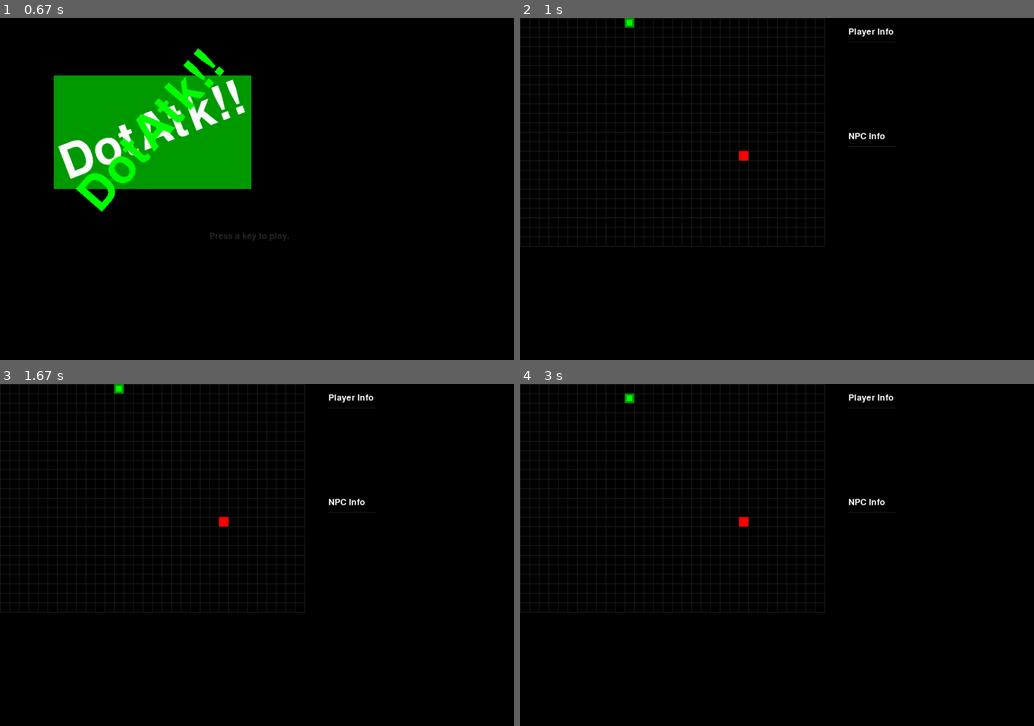
Above: before the commit, frames 1-4 (two rows, left to right).
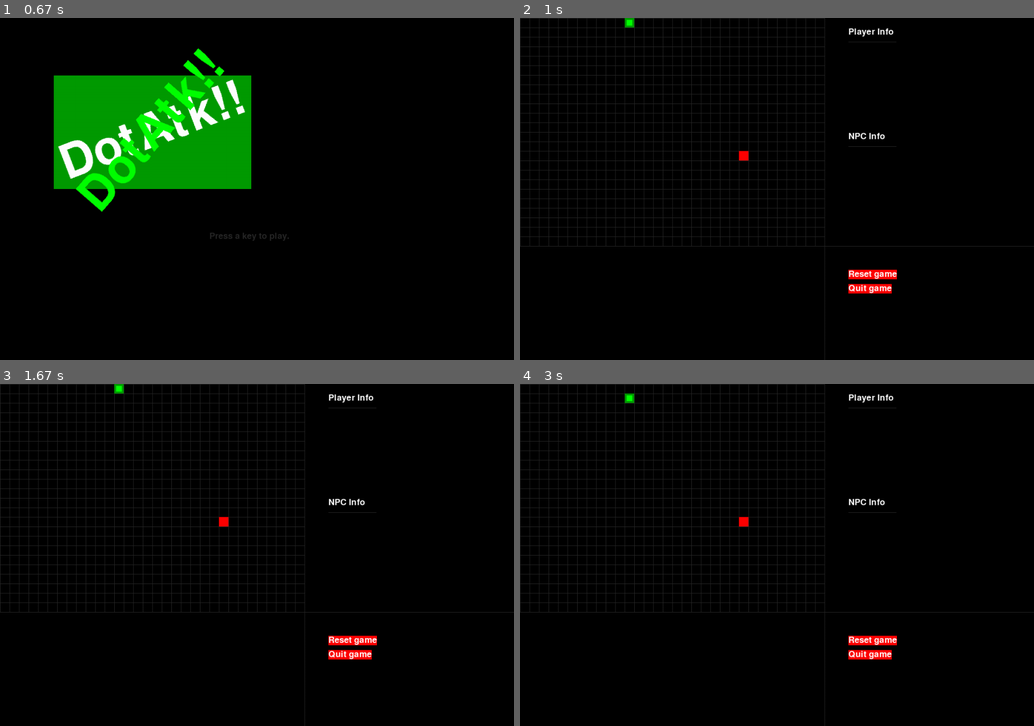
Above: after the commit, the same moments.

Repository: latived/ia2-p1
Game: pygame game, started from game.py
Two runs of this game, one before a commit and one after it. Both use one fixed random seed, a clock stepped at 60 frames per second and the inputs below.
Inputs:
- Up to frame 1 (0.67 s): tap Enter at 0.33 s
- Up to frame 2 (1 s): hold Right from 0.67 s (still down)
- Up to frame 3 (1.67 s): release Right at 1.13 s; hold Up 1.17-1.5 s; hold Right from 1.53 s (still down)
- Up to frame 4 (3 s): release Right at 2.12 s; hold Left 2.15-2.87 s; hold Down from 2.9 s (still down)

Frame 1 is identical in both runs. In frame 2, 0.6% of the frame differs, in the area x 59-100%, y 66-81%; in frame 3, 0.6%; in frame 4, 0.6%.

Commit message:
Added drawOptions to show a little game menu.

Diff:
--- a/game.py
+++ b/game.py
@@ -26,6 +26,7 @@
 DARKGRAY  = ( 40,  40,  40)
 BGCOLOR = BLACK
 
+TILECOLOR = RED
 TEXTCOLOR = WHITE
 
 UP = 'up'
@@ -36,13 +37,17 @@
 HEAD = 0 # syntactic sugar: index of the dot's head
 
 def main():
-    global FPSCLOCK, DISPLAYSURF, BASICFONT
+    global FPSCLOCK, DISPLAYSURF, BASICFONT, RESET_SURF, RESET_RECT, QUIT_SURF, QUIT_RECT
 
     pygame.init()
     FPSCLOCK = pygame.time.Clock()
     DISPLAYSURF = pygame.display.set_mode((WINDOWWIDTH, WINDOWHEIGHT))
+    pygame.display.set_caption('DOT-ATTACK')
     BASICFONT = pygame.font.Font('freesansbold.ttf', 18)
-    pygame.display.set_caption('DOT-ATTACK')
+
+    # store options
+    RESET_SURF, RESET_RECT = makeText(BASICFONT, 'Reset game', TEXTCOLOR, TILECOLOR, BOARDWIDTH + 50, BOARDHEIGHT + 50)
+    QUIT_SURF, QUIT_RECT = makeText(BASICFONT, 'Quit game', TEXTCOLOR, TILECOLOR, BOARDWIDTH + 50, BOARDHEIGHT + 80)
 
     showStartScreen()
     while True:
@@ -106,6 +111,7 @@
         drawDot(dotPlayer)
         drawNPC(npc)
         drawStatus(None, None)
+        drawOptions()
         pygame.display.update()
         FPSCLOCK.tick(FPS)
 
@@ -220,6 +226,15 @@
                      (BOARDWIDTH + 150, BOARDHEIGHT//2 + 30))
 
 
+def drawOptions():
+    # separators at horizontal and vertical right beside and alongside last board point
+    pygame.draw.line(DISPLAYSURF, DARKGRAY, (BOARDWIDTH, BOARDHEIGHT), (WINDOWWIDTH, BOARDHEIGHT))
+    pygame.draw.line(DISPLAYSURF, DARKGRAY, (BOARDWIDTH, BOARDHEIGHT), (BOARDWIDTH, WINDOWHEIGHT))
+
+    DISPLAYSURF.blit(RESET_SURF, RESET_RECT)
+    DISPLAYSURF.blit(QUIT_SURF, QUIT_RECT)
+
+
 def drawDot(dotCoords):
     x = dotCoords['x'] * CELLSIZE
     y = dotCoords['y'] * CELLSIZE
